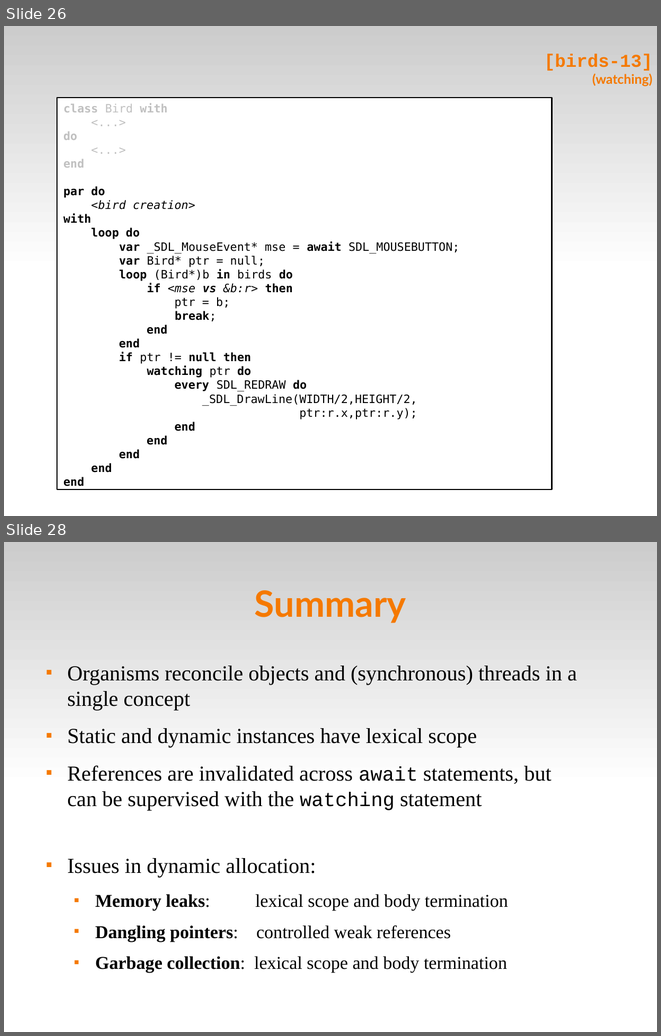
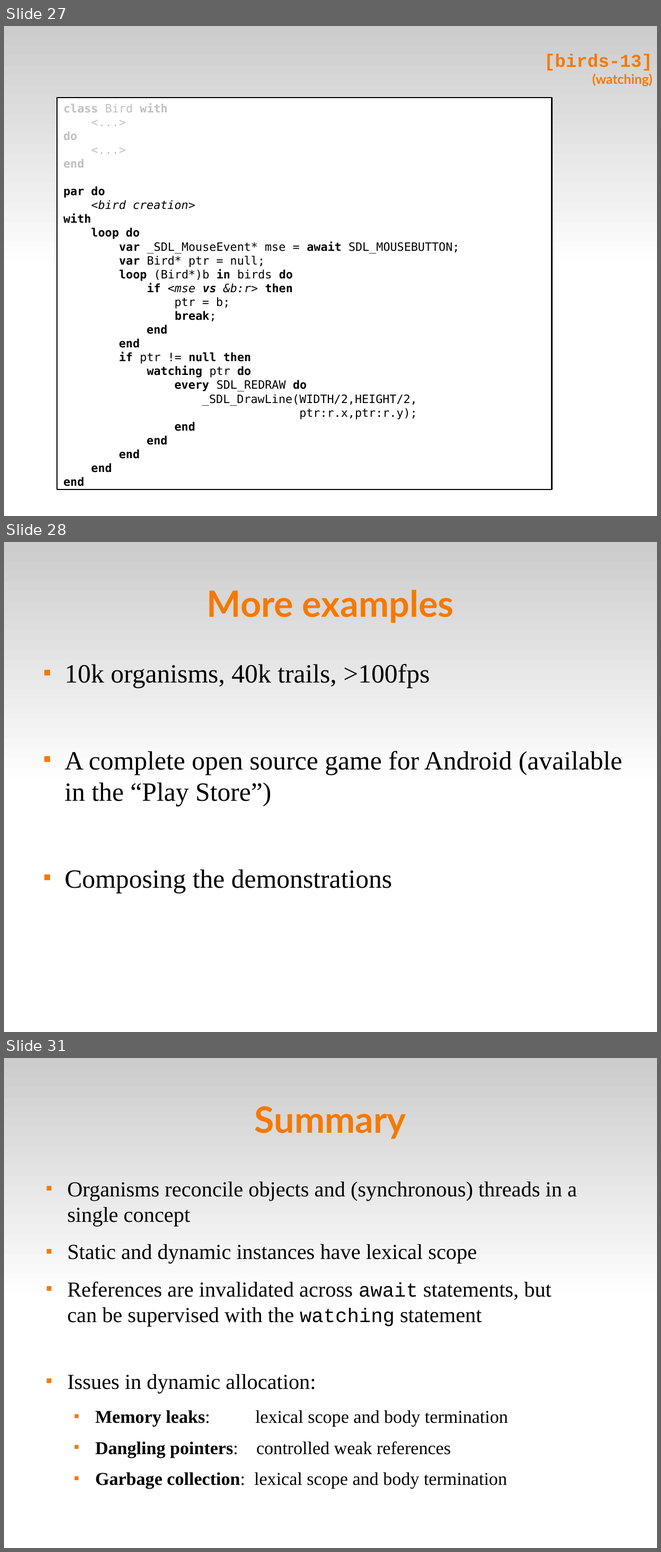
Before and after one commit to fsantanna-no/ceu-docs, a slide deck: ceu_stl.odp. Shown one above the other, each under a label of ours: slides 26 and 28 before the commit, slides 27, 28 and 31 after it; the slides between them are not shown. The pictures are 661x1036 and 661x1552 pixels, drawn with LibreOffice and Linux fonts; fonts in the diff are those of the drawing. Boxes give left, top, right and bottom in pixels: in the first picture for what was removed or moved away, otherwise in the second. Text is boxed around its words. In the diff, an @@ line names an element or a change of style, - is before the commit and + after.

```diff
--- a/ceu_stl.odp
+++ b/ceu_stl.odp
@@ slide 28 added at [4,542,657,1032], background #FFFFFF; not listed: 1 template element that a slide beside it also shows @@
@@ title added at [207,590,454,623], 44 pt, text #F57900, bold @@
+More examples
@@ text added at [64,664,623,893], 32 pt, text #000000 @@
+■ 10k organisms, 40k trails, >100fps
+■ A complete open source game for Android (available in the “Play Store”)
+■ Composing the demonstrations
@@ what was slide 26 is now slide 27 @@
@@ what was slide 28 is now slide 31 @@
```
Also in this commit, not shown: 5 slides changed, 15 other slides added, 3 slides removed, 6 other files.
